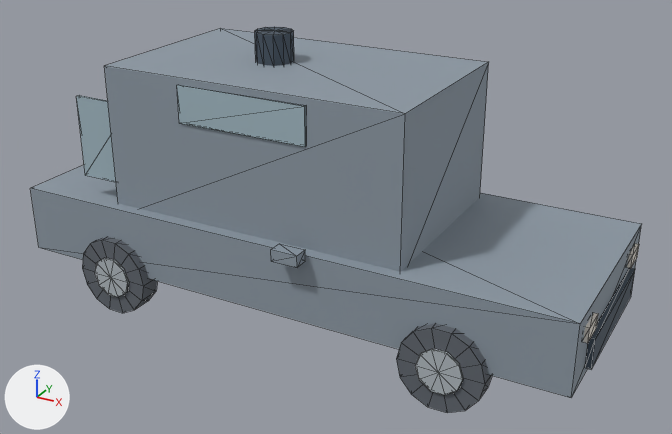
The glTF model arte/modelos/turno-cero/vehiculo_van.glb as it was, and as the next commit left it.
Camera for both pictures: a camera (50 mm lens) standing at (4.12, -7.22, 4.61) and looking at (0.19, -0.07, 1.03). The axes (+X, +Y, +Z) are drawn at lower left. The lights are the same throughout. The first picture is the older version. Mesh edges are drawn as thin lines. Vertices at exactly the same position are counted once.
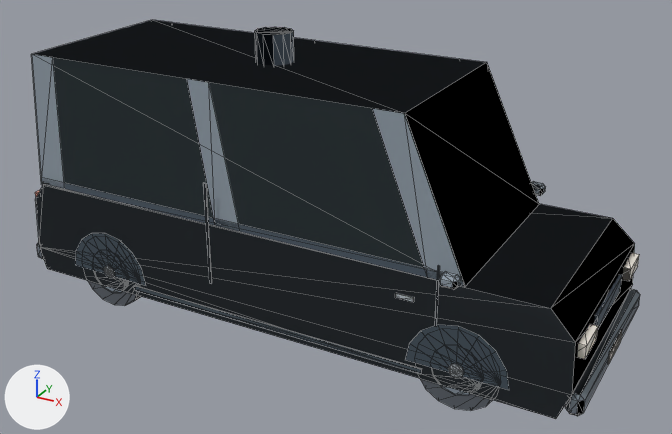
Pixel boxes (x1, y1, x2, y2) of what changed, in the pictures (672 x 434 px):
```json
{"object": "Mesh_0", "change": "reshaped", "before": [30, 27, 641, 413], "after": [31, 20, 640, 419]}
{"part": 1, "of": "me_mesh_0", "change": "added", "after": [88, 281, 141, 306]}
{"part": 2, "of": "me_mesh_0", "change": "added", "after": [102, 285, 122, 293]}
{"part": 3, "of": "me_mesh_0", "change": "added", "after": [104, 266, 115, 278]}
{"part": 4, "of": "me_mesh_0", "change": "added", "after": [420, 379, 492, 411]}
{"part": 5, "of": "me_mesh_0", "change": "added", "after": [440, 385, 470, 395]}
{"part": 6, "of": "me_mesh_0", "change": "added", "after": [448, 364, 464, 378]}
{"part": 7, "of": "me_mesh_0", "change": "added", "after": [623, 253, 639, 281]}
{"part": 8, "of": "me_mesh_0", "change": "added", "after": [578, 324, 598, 359]}
{"part": 9, "of": "me_mesh_0", "change": "added", "after": [594, 274, 622, 329]}
{"part": 10, "of": "me_mesh_0", "change": "added", "after": [608, 329, 622, 364]}
{"part": 11, "of": "me_mesh_0", "change": "added", "after": [435, 265, 440, 326]}
{"part": 12, "of": "me_mesh_0", "change": "added", "after": [395, 293, 414, 302]}
{"part": 13, "of": "me_mesh_0", "change": "added", "after": [134, 286, 421, 374]}
{"part": 14, "of": "me_mesh_0", "change": "added", "after": [204, 183, 212, 284]}
{"part": 15, "of": "me_mesh_0", "change": "rebuilt", "before": [30, 165, 641, 398], "after": [36, 184, 635, 419]}
{"part": 16, "of": "me_mesh_0", "change": "rebuilt", "before": [104, 28, 489, 272], "after": [33, 20, 539, 286], "on screen": "31% wider, 9% taller"}
{"part": 17, "of": "me_mesh_0", "change": "deleted", "before": [76, 85, 639, 413]}
{"part": 18, "of": "me_mesh_0", "change": "built on", "before": [255, 27, 293, 35], "after": [31, 20, 640, 416]}
```

The change, as JSON lines over the scene's bpy script:
```json
{"block": "me_mesh_0", "where": "# used by ob_mesh_0; location = (0.0, 0.0, 0.0)"}
{"op": "remove", "block": "me_mesh_0", "code": "me_mesh_0.from_pydata(...)  # 356 vertices, 612 faces; spans x -2.83..2.86, y -1.19..1.19, z 0.01..2.73"}
{"op": "add", "block": "me_mesh_0", "code": "me_mesh_0.from_pydata(...)  # 662 vertices, 1078 faces; spans x -2.9..2.9, y -1.16..1.16, z 0.0..2.73"}
{"block": "me_mesh_0", "change": "me_mesh_0 part 1: a new loose piece, a 16-sided cylinder along y spanning x -2.23..-1.47, y -1.03..-0.79, z 0.0..0.76, in mat_material_0"}
{"block": "me_mesh_0", "change": "me_mesh_0 part 2: a new loose piece, a 12-sided cylinder along y spanning x -2.084..-1.612, y -1.037..-1.025, z 0.144..0.616, in mat_material_0"}
{"block": "me_mesh_0", "change": "me_mesh_0 part 3: a new loose piece, an 8-sided cylinder along y spanning x -1.916..-1.78, y -1.05..-1.03, z 0.312..0.448, in mat_material_0"}
{"block": "me_mesh_0", "change": "me_mesh_0 part 4: a new loose piece, a 16-sided cylinder along y spanning x 1.47..2.23, y -1.03..-0.79, z 0.0..0.76, in mat_material_0"}
{"block": "me_mesh_0", "change": "me_mesh_0 part 5: a new loose piece, a 12-sided cylinder along y spanning x 1.612..2.084, y -1.037..-1.025, z 0.144..0.616, in mat_material_0"}
{"block": "me_mesh_0", "change": "me_mesh_0 part 6: a new loose piece, an 8-sided cylinder along y spanning x 1.78..1.916, y -1.05..-1.03, z 0.312..0.448, in mat_material_0"}
{"block": "me_mesh_0", "change": "me_mesh_0 part 7: a new loose piece, a box spanning x 2.72..2.84, y 0.57..0.91, z 0.72..0.84, in mat_material_0"}
{"block": "me_mesh_0", "change": "me_mesh_0 part 8: a new loose piece, a box spanning x 2.72..2.84, y -0.91..-0.57, z 0.72..0.84, in mat_material_0"}
{"block": "me_mesh_0", "change": "me_mesh_0 part 9: a new loose piece, a box spanning x 2.74..2.8, y -0.416..0.416, z 0.68..0.84, in mat_material_0"}
{"block": "me_mesh_0", "change": "me_mesh_0 part 10: a new loose piece, a box spanning x 2.89..2.9, y -0.21..0.21, z 0.3..0.42, in mat_material_0"}
{"block": "me_mesh_0", "change": "me_mesh_0 part 11: a new loose piece, a box spanning x 1.644..1.656, y -1.049..-1.039, z 0.745..1.295, in mat_material_0"}
{"block": "me_mesh_0", "change": "me_mesh_0 part 12: a new loose piece, a box spanning x 1.29..1.45, y -1.062..-1.042, z 0.923..0.957, in mat_material_0"}
{"block": "me_mesh_0", "change": "me_mesh_0 part 13: a new loose piece, a box spanning x -1.54..1.54, y -1.05..-1.038, z 0.255..0.305, in mat_material_0"}
{"block": "me_mesh_0", "change": "me_mesh_0 part 14: a new loose piece, a box spanning x -0.61..-0.59, y -1.051..-1.041, z 0.57..1.57, in mat_material_0"}
{"block": "me_mesh_0", "change": "me_mesh_0 part 15: the loose piece of 8 vertices spanning x -2.8..2.8, y -1.04..1.04, z 0.43..1.09 is rebuilt with 16 vertices and now spans x -2.8..2.8, y -1.04..1.04, z 0.2..1.14"}
{"block": "me_mesh_0", "change": "me_mesh_0 part 16: the loose piece of 8 vertices spanning x -1.76..1.26, y -0.92..0.92, z 0.96..2.45 is rebuilt with 8 vertices and now spans x -2.72..1.85, y -0.96..0.96, z 1.12..2.45"}
{"block": "me_mesh_0", "change": "me_mesh_0 part 17: 21 loose pieces with 312 vertices, spanning x -2.83..2.86, y -1.19..1.19, z 0.01..2.38, are deleted"}
{"block": "me_mesh_0", "change": "me_mesh_0 part 18: 2 vertices removed from x -0.5, y 0.0, z 2.43..2.73; 172 vertices added at x -2.89..2.89, y -1.16..1.16, z 0.24..2.45"}
{"block": "me_mesh_0", "change": "other edits to the shape of me_mesh_0 do not show in these pictures"}
```
